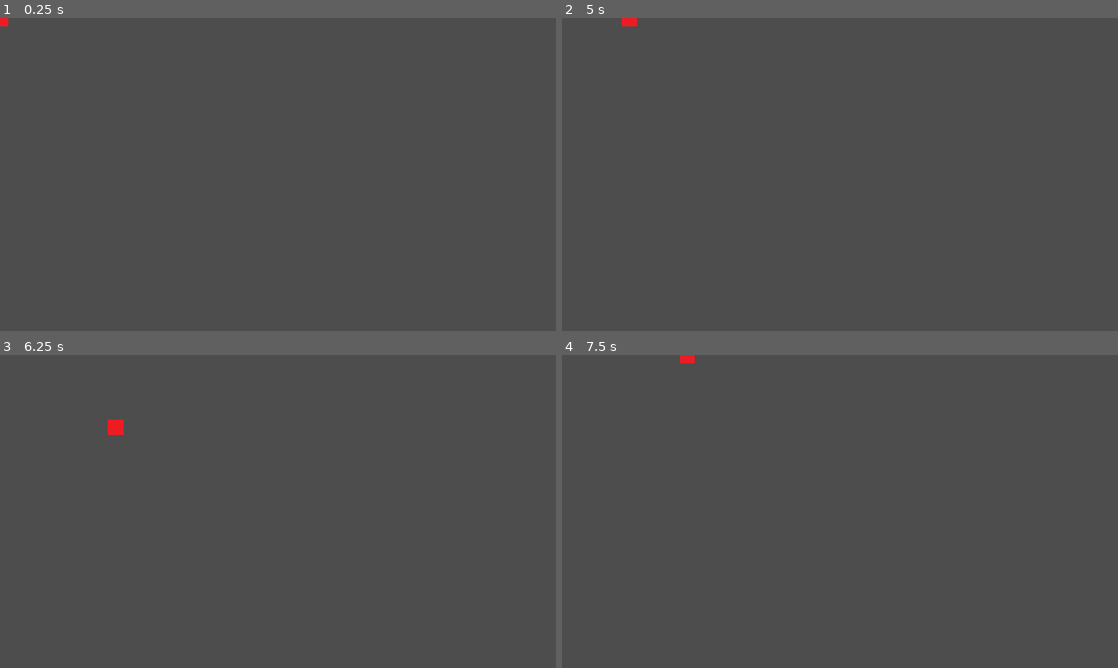
Above: before the commit, frames 1-4 (two rows, left to right).
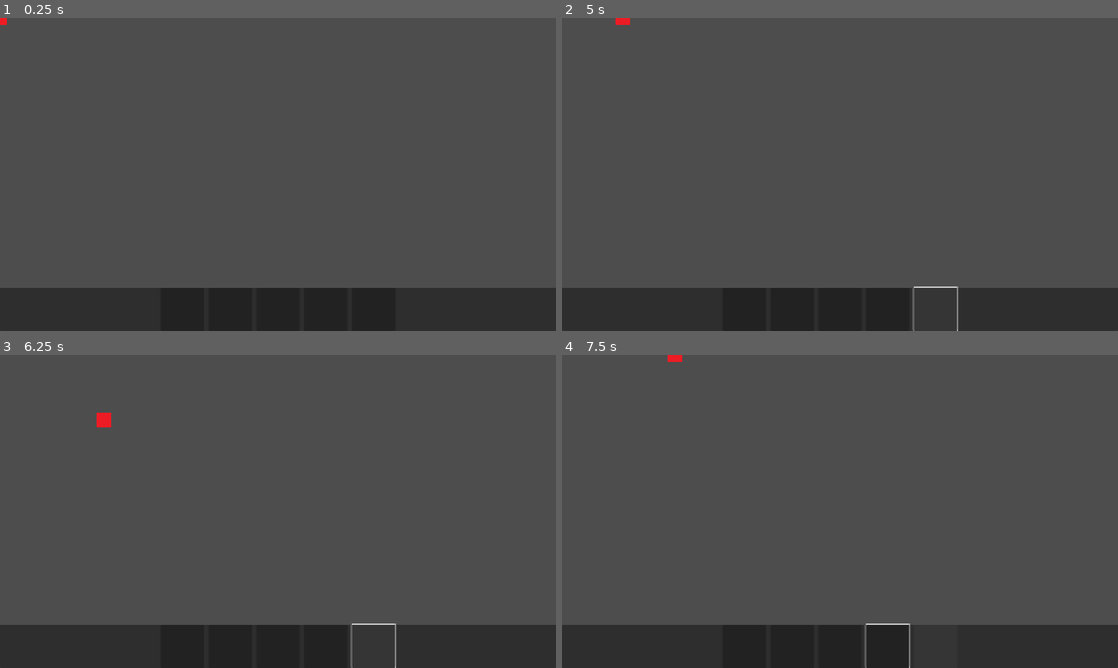
Above: after the commit, the same moments.

Repository: jwong65/tiledgame
Game: Godot game, scene res://scenes/player/player.tscn
Same seed, same stepped clock (60 frames per second), same inputs: the game is played once before the commit and once after it.
Inputs (mouse positions are in pixels of both pictures, inside the frame that each line leads up to):
- Up to frame 1 (0.25 s): no input
- Up to frame 2 (5 s): click (745, 309) at 0.52 s; click (789, 309) at 1.27 s; click (840, 309) at 2.02 s; click (890, 309) at 2.77 s; click (934, 309) at 3.52 s; tap Enter at 4.25 s; hold Right (move_right) from 4.28 s (still down)
- Up to frame 3 (6.25 s): release Right (move_right) at 5.03 s; hold Down (move_down) 5.03-5.78 s; hold Right (move_right) from 5.78 s (still down)
- Up to frame 4 (7.5 s): release Right (move_right) at 6.53 s; hold W (move_up) 6.53-7.28 s; hold Left (move_left) from 7.28 s (still down)

The runs differ from the first frame. In frame 1, 14% of the frame differs, in the area x 0-100%, y 0-100%; in frame 2, 13%; in frame 3, 13%; in frame 4, 13%.

Commit message:
added UI and five buttons to it that will be checking matches

Diff:
--- a/project.godot
+++ b/project.godot
@@ -17,6 +17,8 @@
 
 [display]
 
+window/size/viewport_width=1280
+window/size/viewport_height=720
 window/stretch/mode="canvas_items"
 window/stretch/aspect="expand"
 
--- a/scenes/player/player.tscn
+++ b/scenes/player/player.tscn
@@ -1,12 +1,17 @@
 [gd_scene format=3 uid="uid://b48f6finbl7qn"]
 
-[ext_resource type="Script" uid="uid://d3px1ualdcj00" path="res://scripts/player/player_controller.gd" id="1_dovo2"]
+[ext_resource type="Script" uid="uid://d3px1ualdcj00" path="res://scripts/player/player_controller.gd" id="1_gmlin"]
 [ext_resource type="Texture2D" uid="uid://c7ktwoo21wmwg" path="res://assets/sprites/placeholder.png" id="2_gmlin"]
+[ext_resource type="PackedScene" uid="uid://burfia8mylfcd" path="res://scenes/ui/ui.tscn" id="3_lvxji"]
 
 [node name="Node2D - Player" type="Node2D" unique_id=1333598757]
-script = ExtResource("1_dovo2")
+script = ExtResource("1_gmlin")
 
 [node name="Sprite2D" type="Sprite2D" parent="." unique_id=567772879]
 texture = ExtResource("2_gmlin")
 
 [node name="CollisionShape2D" type="CollisionShape2D" parent="." unique_id=628743724]
+
+[node name="UILayer" type="CanvasLayer" parent="." unique_id=1409893960]
+
+[node name="Control - Game UI" parent="UILayer" unique_id=1238723246 instance=ExtResource("3_lvxji")]
--- /dev/null
+++ b/scenes/ui/ui.tscn
@@ -0,0 +1,43 @@
+[gd_scene format=3 uid="uid://burfia8mylfcd"]
+
+[ext_resource type="Script" uid="uid://bexst130xoxpn" path="res://scripts/ui/ui.gd" id="1_u7n8c"]
+
+[node name="Control - Game UI" type="Control" unique_id=1238723246]
+layout_mode = 3
+anchors_preset = 15
+anchor_right = 1.0
+anchor_bottom = 1.0
+grow_horizontal = 2
+grow_vertical = 2
+script = ExtResource("1_u7n8c")
+
+[node name="TileHand" type="PanelContainer" parent="." unique_id=766789696]
+layout_mode = 0
+offset_top = 620.0
+offset_right = 1280.0
+offset_bottom = 720.0
+
+[node name="TileContainer" type="HBoxContainer" parent="TileHand" unique_id=549743706]
+layout_mode = 2
+theme_override_constants/separation = 10
+alignment = 1
+
+[node name="Tile1" type="Button" parent="TileHand/TileContainer" unique_id=722887806]
+custom_minimum_size = Vector2(100, 80)
+layout_mode = 2
+
+[node name="Tile2" type="Button" parent="TileHand/TileContainer" unique_id=321925513]
+custom_minimum_size = Vector2(100, 80)
+layout_mode = 2
+
+[node name="Tile3" type="Button" parent="TileHand/TileContainer" unique_id=373202920]
+custom_minimum_size = Vector2(100, 80)
+layout_mode = 2
+
+[node name="Tile4" type="Button" parent="TileHand/TileContainer" unique_id=1469759162]
+custom_minimum_size = Vector2(100, 80)
+layout_mode = 2
+
+[node name="Tile5" type="Button" parent="TileHand/TileContainer" unique_id=1171500079]
+custom_minimum_size = Vector2(100, 80)
+layout_mode = 2
--- /dev/null
+++ b/scripts/ui/ui.gd
@@ -0,0 +1,32 @@
+extends Control
+@onready var tile_buttons = [
+	$TileHand/TileContainer/Tile1,
+	$TileHand/TileContainer/Tile2,
+	$TileHand/TileContainer/Tile3,
+	$TileHand/TileContainer/Tile4,
+	$TileHand/TileContainer/Tile5
+]
+
+var selected_tiles = []
+# Called when the node enters the scene tree for the first time.
+func _ready() -> void:
+	for i in range(tile_buttons.size()):
+		tile_buttons[i].pressed.connect(_on_tile_pressed.bind(i))
+
+func _on_tile_pressed(index: int):
+	print("Tile %d pressed" % index)
+	selected_tiles.append(index)
+	tile_buttons[index].modulate = Color.YELLOW  # Highlight selected
+
+	if selected_tiles.size() >= 3:
+		check_for_match()
+
+func check_for_match():
+	print("Checking match with tiles: ", selected_tiles)
+	selected_tiles.clear()
+	# Reset highlights
+	for button in tile_buttons:
+		button.modulate = Color.WHITE
+# Called every frame. 'delta' is the elapsed time since the previous frame.
+func _process(delta: float) -> void:
+	pass
Not shown, added: scripts/ui/ui.gd.uid
